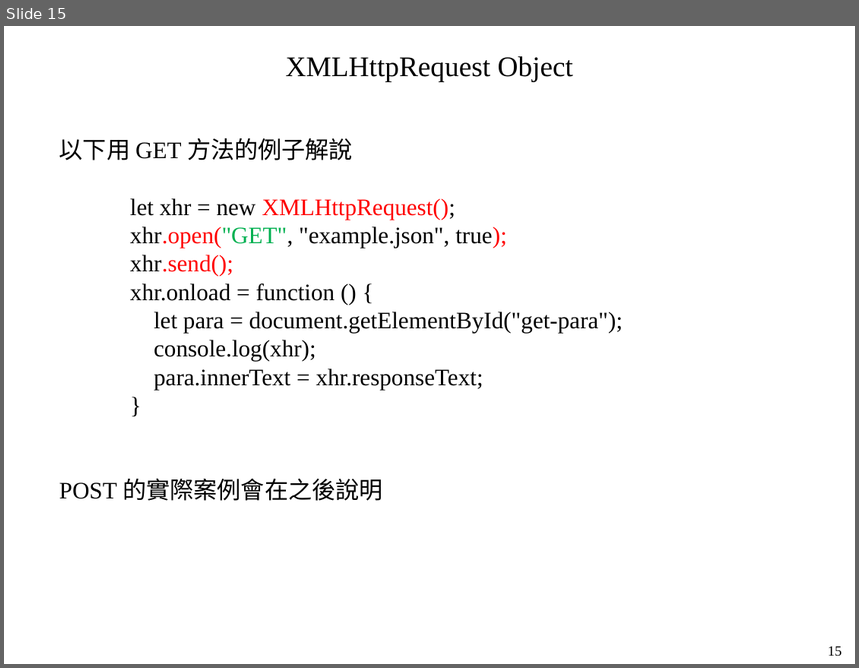
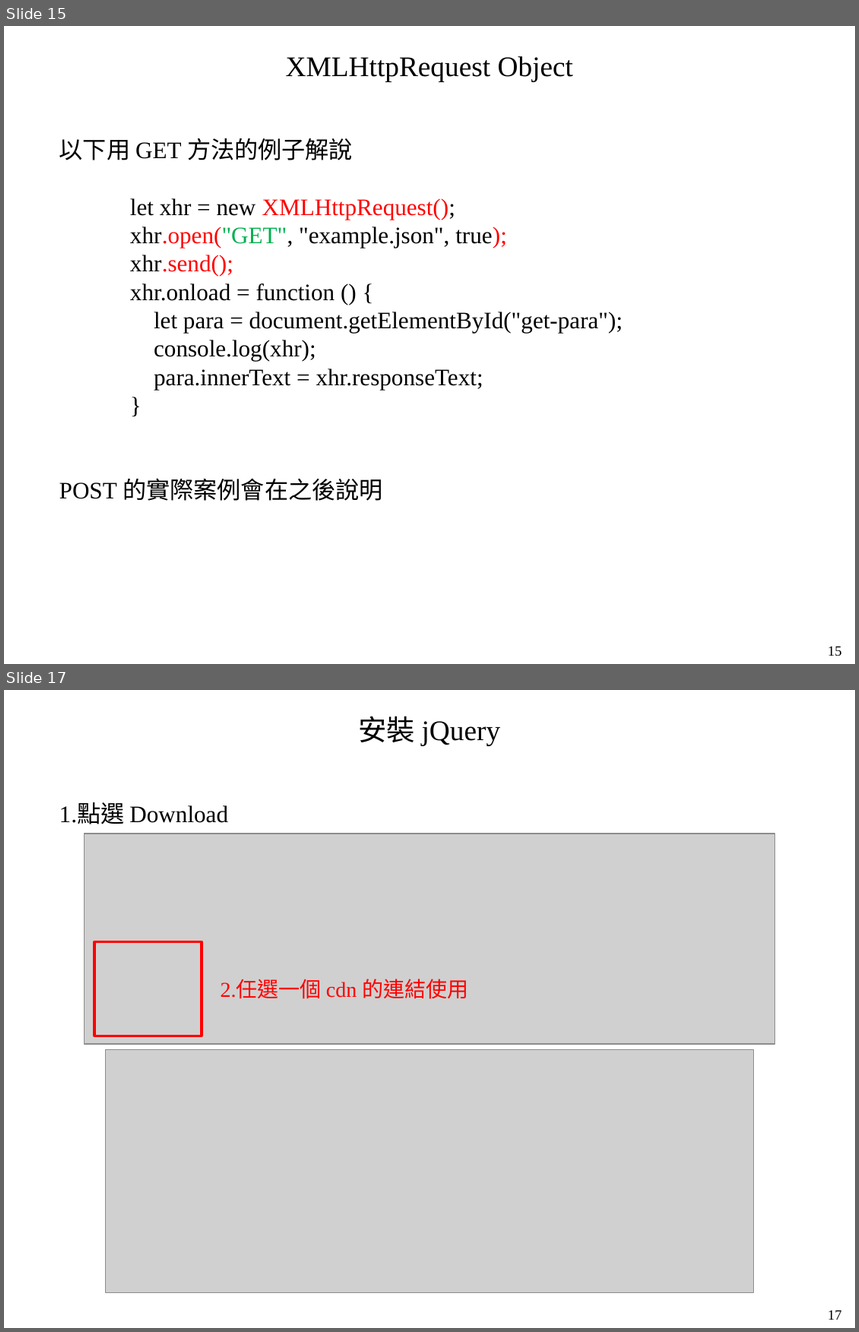
Before and after one commit to mar120434/2021_web_tutor, a slide deck: 動態網頁.pptx. Shown one above the other, each under a label of ours: slide 15 before the commit, slides 15 and 17 after it; the slides between them are not shown. The pictures are 859x668 and 859x1332 pixels, drawn with LibreOffice and Linux fonts; fonts in the diff are those of the drawing; grey boxes stand for pictures. Boxes give left, top, right and bottom in pixels: in the first picture for what was removed or moved away, otherwise in the second. Text is boxed around its words. In the diff, an @@ line names an element or a change of style, - is before the commit and + after.

Commit message:
20210729_0110 add jQuery

```diff
--- a/動態網頁.pptx
+++ b/動態網頁.pptx
@@ slide 17 added at (4, 690, 855, 1328), background #FFFFFF @@
@@ text added at (359, 716, 501, 745), 24 pt, text #000000 @@
+安裝 jQuery
@@ text added at (59, 804, 228, 825), 20 pt, text #000000 @@
+1.點選 Download
@@ picture added at (84, 834, 775, 1044) @@
@@ rectangle added at (94, 942, 202, 1036), outline #FF0000 2 pt @@
@@ text added at (221, 979, 468, 999), 18 pt, text #FF0000 @@
+2.任選一個 cdn 的連結使用
@@ picture added at (105, 1049, 753, 1293) @@
@@ text added at (828, 1310, 842, 1320), 12 pt, text #000000 @@
+17
```
Also in this commit, not shown: 2 other slides added, 3 other files.
